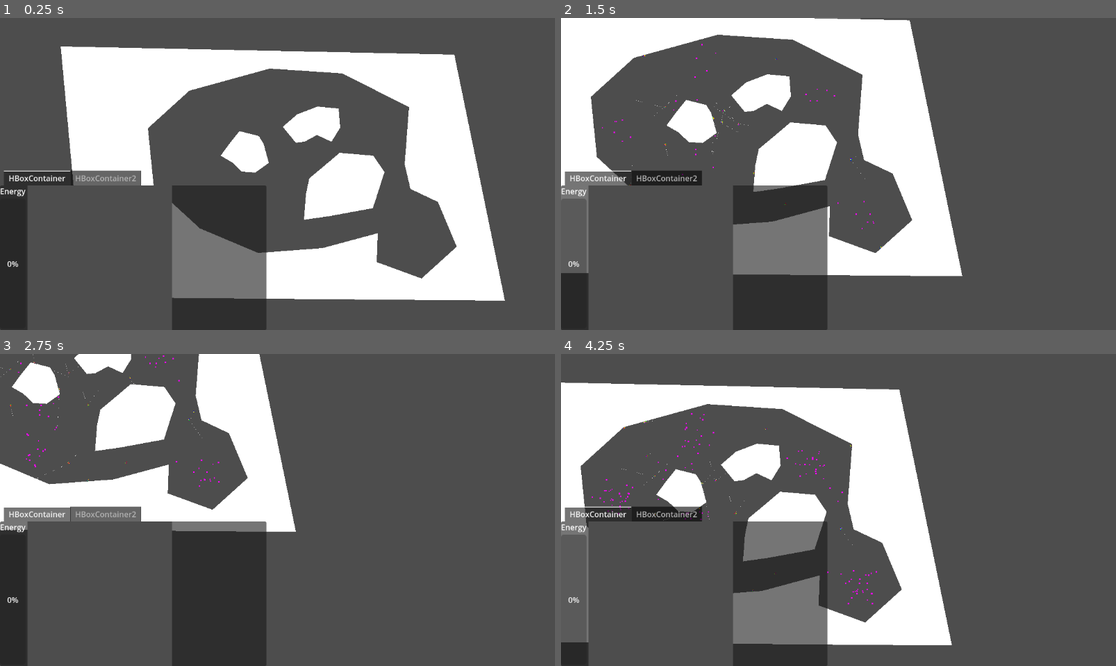
Above: before the commit, frames 1-4 (two rows, left to right).
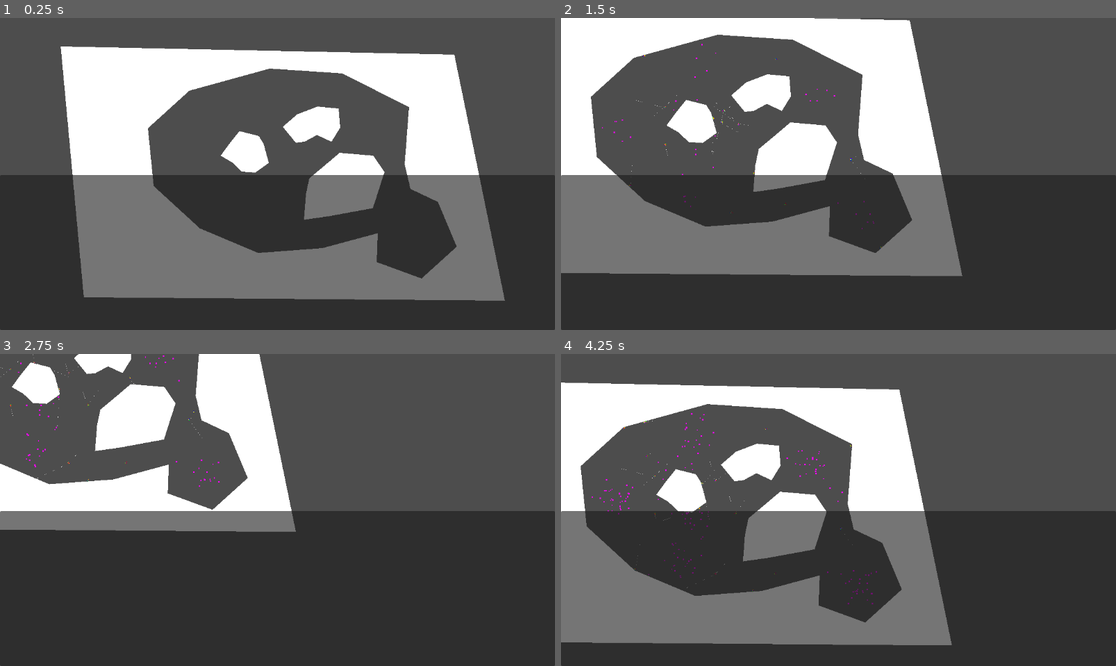
Above: after the commit, the same moments.

Repository: 06gusmog/EVOLUTIONATOR-4000
Game: Godot game, scene res://Misc/world.tscn
The game is run twice, just before and just after one commit, with the same random seed, the same clock (stepped at 60 frames per second) and the same inputs.
Inputs (mouse positions are in pixels of both pictures, inside the frame that each line leads up to):
- Up to frame 1 (0.25 s): no input
- Up to frame 2 (1.5 s): tap Enter at 0.5 s; move the mouse to (960, 158) at 0.52 s; hold Right (right) 0.53-1.28 s; click (960, 158) at 0.6 s; move the mouse to (794, 233) at 1.27 s; hold Down (down) from 1.28 s (still down); tap Shift (zoom_in) at 1.35 s
- Up to frame 3 (2.75 s): move the mouse to (77, 456) at 2.02 s; release Down (down) at 2.03 s; hold Right (right) from 2.03 s (still down); tap Ctrl (zoom_out) at 2.1 s
- Up to frame 4 (4.25 s): move the mouse to (622, 388) at 2.77 s; release Right (right) at 2.78 s; hold Up (up) 2.78-3.53 s; click (622, 388) at 2.85 s; move the mouse to (566, 506) at 3.52 s; hold Left (left) from 3.53 s (still down); tap Shift (zoom_in) at 3.6 s

The runs differ from the first frame. In frame 1, 39% of the frame differs, in the area x 0-100%, y 48-100%; in frame 2, 40%; in frame 3, 39%; in frame 4, 41%.

Commit message:
Expanding bottom bar layout

Diff:
--- a/Godot/Misc/world.tscn
+++ b/Godot/Misc/world.tscn
@@ -152,6 +152,7 @@
 
 [node name="UserInterface" type="Control" parent="CanvasLayer"]
 process_priority = 1
+visible = false
 layout_mode = 3
 anchors_preset = 15
 anchor_right = 1.0
@@ -225,5 +226,30 @@
 
 [node name="Placeholder squared" type="Node2D" parent="CanvasLayer/UserInterface/Creature View/Creature Sim/Placeholder"]
 
+[node name="UserInterface2" type="Control" parent="CanvasLayer"]
+layout_mode = 3
+anchors_preset = 15
+anchor_right = 1.0
+anchor_bottom = 1.0
+grow_horizontal = 2
+grow_vertical = 2
+
+[node name="VBoxContainer" type="VBoxContainer" parent="CanvasLayer/UserInterface2"]
+layout_mode = 1
+anchors_preset = 15
+anchor_right = 1.0
+anchor_bottom = 1.0
+grow_horizontal = 2
+grow_vertical = 2
+
+[node name="ColorRect" type="ColorRect" parent="CanvasLayer/UserInterface2/VBoxContainer"]
+layout_mode = 2
+size_flags_vertical = 3
+color = Color(1, 1, 1, 0)
+
+[node name="TabContainer" type="TabContainer" parent="CanvasLayer/UserInterface2/VBoxContainer"]
+layout_mode = 2
+size_flags_vertical = 3
+
 [connection signal="timeout" from="Spawnpoints/SpawnTimer" to="." method="_on_spawn_timer_timeout"]
 [connection signal="timeout" from="FoodSpawnPoints/FoodSpawnTimer" to="." method="_on_food_spawn_timer_timeout"]
